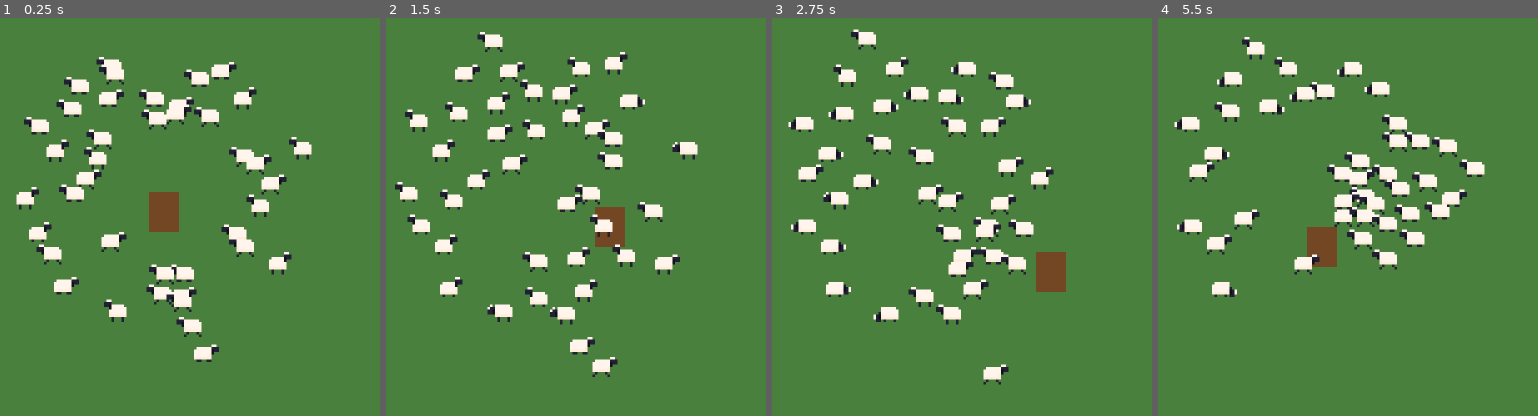
Above: before the commit, frames 1-4 (left to right).
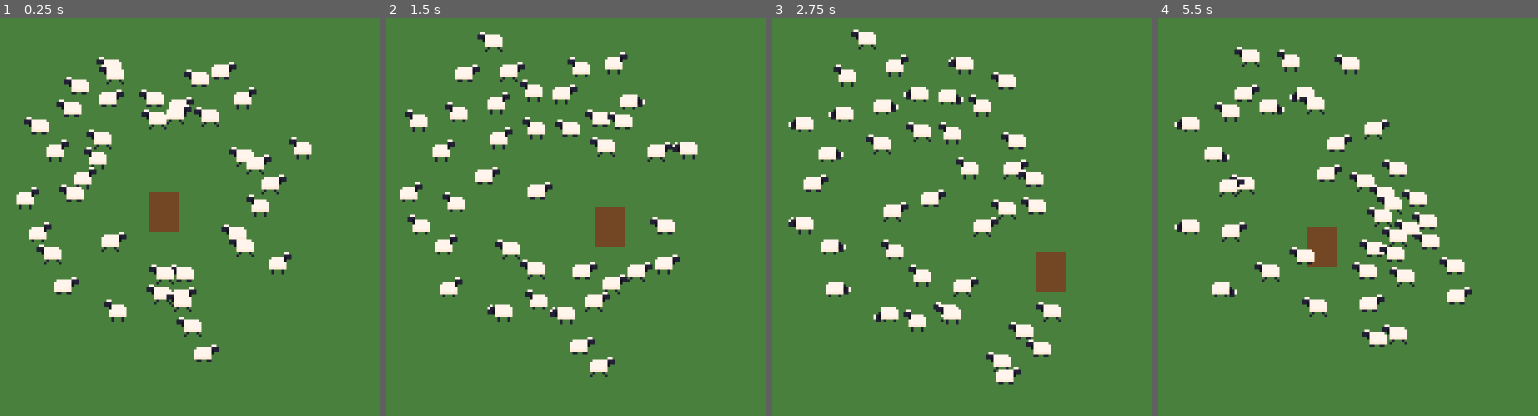
Above: after the commit, the same moments.

Repository: jaimegomesparente/wooly-caravan
Game: Godot game, scene res://scenes/main/main.tscn
Same seed, same stepped clock (60 frames per second), same inputs: the game is played once before the commit and once after it.
Inputs:
- Up to frame 1 (0.25 s): no input
- Up to frame 2 (1.5 s): hold Right (move_right) 0.53-1.28 s; hold Down (move_down) from 1.28 s (still down)
- Up to frame 3 (2.75 s): release Down (move_down) at 2.03 s; hold Right (move_right) from 2.03 s (still down)
- Up to frame 4 (5.5 s): release Right (move_right) at 2.78 s; hold Up (move_up) 2.78-3.53 s; hold Left (move_left) 3.53-5.03 s; hold Down (move_down) from 5.03 s (still down)

The runs differ from the first frame. In frame 1, 0.1% of the frame differs, in the area x 19-27%, y 37-44%; in frame 2, 6.0%; in frame 3, 8.5%; in frame 4, 12%, in the area x 4-87%, y 4-83%.

Commit message:
feat(sheep): flight zone around the shepherd
Sheep closer than 18 px to the shepherd step away, mostly sideways to his
path, with a faster startle turn; walking sheep also curve around him. A
straggler with no sheep ahead in view sets off when far from his trail.

Diff:
--- a/entities/sheep/sheep.gd
+++ b/entities/sheep/sheep.gd
@@ -24,6 +24,7 @@
 var _rest_anchor: Vector2 = Vector2.INF
 var _wander_target: Vector2
 var _wander_timer: float = 0.0
+var _fleeing: bool = false
 var _heading: float = 0.0
 var _speed: float = 0.0
 var _speed_factor: float = 1.0
@@ -65,18 +66,21 @@
 		_think_timer = randf_range(config.think_interval_min, config.think_interval_max)
 		_think()
 
-	var desired: Vector2
-	match _gait:
-		Gait.REST:
-			desired = _rest_step(delta, separation)
-		Gait.WANDER:
-			desired = _wander_step(delta, separation)
-		_:
-			desired = _follow_step(separation)
-
+	var desired := _flee_from(_shepherd.global_position, _shepherd.velocity, config.flight_radius)
+	if desired == Vector2.ZERO:
+		match _gait:
+			Gait.REST:
+				desired = _rest_step(delta, separation)
+			Gait.WANDER:
+				desired = _wander_step(delta, separation)
+			_:
+				desired = _follow_step(separation)
+
+	# A startled sheep turns and speeds up faster.
+	var reflex := config.flight_reflex if _fleeing else 1.0
 	if desired != Vector2.ZERO:
-		_heading = rotate_toward(_heading, desired.angle(), config.turn_rate * delta)
-	_speed = move_toward(_speed, desired.length(), config.acceleration * delta)
+		_heading = rotate_toward(_heading, desired.angle(), config.turn_rate * reflex * delta)
+	_speed = move_toward(_speed, desired.length(), config.acceleration * reflex * delta)
 	velocity = Vector2.from_angle(_heading) * _speed
 	move_and_slide()
 	_update_animation()
@@ -102,8 +106,10 @@
 		var distance := global_position.distance_to(_guide_target())
 		var set_off := false
 		if _guide == _shepherd:
-			# Front sheep set off once the shepherd's trail has really moved since they settled.
-			set_off = _rest_anchor.distance_to(_shepherd.trail_point(config.trail_lag)) > config.shepherd_start_margin
+			# Front sheep set off once the shepherd's trail has really moved since they settled;
+			# a straggler with no sheep ahead in view sets off when it is far from the trail.
+			set_off = _rest_anchor.distance_to(_shepherd.trail_point(config.trail_lag)) > config.shepherd_start_margin \
+					or distance > config.catch_up_distance
 		elif _is_travelling(_guide):
 			# Imitation: the others follow the sheep ahead when it walks away, with some hesitation.
 			set_off = distance > _gap() and randf() < config.imitation_chance
@@ -219,6 +225,31 @@
 	return direction * config.walk_speed * _speed_factor * config.wander_speed_factor
 
 
+## Step away from a threat closer than `radius`, sideways to its path so the flock parts in front
+## of it. Returns the desired velocity, or zero when not fleeing. Reused later for the dog.
+func _flee_from(threat_position: Vector2, threat_velocity: Vector2, radius: float) -> Vector2:
+	var away := global_position - threat_position
+	var distance := away.length()
+	if distance > radius + (config.flight_margin if _fleeing else 0.0):
+		_fleeing = false
+		return Vector2.ZERO
+
+	if not _fleeing and _gait == Gait.REST and _rest != Rest.STAND:
+		# Startled: the head comes up at once, no finished_graze.
+		_set_rest(Rest.STAND)
+		_pending_gait = Gait.REST
+	_fleeing = true
+
+	var direction := Vector2.from_angle(randf() * TAU) if distance == 0.0 else away / distance
+	if threat_velocity.length() > GUIDE_STOPPED_SPEED:
+		var side := threat_velocity.normalized().orthogonal()
+		# Mostly sideways: running ahead of a faster threat only gets the sheep caught up.
+		direction = (direction * 0.5 + side * signf(side.dot(away) + 0.001)).normalized()
+	var walk := config.walk_speed * _speed_factor
+	var speed := config.trot_speed * _speed_factor if threat_velocity.length() > walk else walk
+	return direction * speed
+
+
 ## Walk or trot after the guide. Once the guide has stopped, keep walking toward the front of the
 ## flock around the others and stop on reaching the group, so the column gathers like a flock
 ## arriving on a pasture. Returns the desired velocity.
@@ -285,8 +316,13 @@
 
 
 ## Push away from sheep closer than separation_radius; magnitude fades from 1 to 0 across the radius.
+## The shepherd also pushes, over twice the flight radius, so walking sheep curve around him.
 func _separation() -> Vector2:
 	var push := Vector2.ZERO
+	var from_shepherd := global_position - _shepherd.global_position
+	var shepherd_radius := config.flight_radius * 2.0
+	if from_shepherd.length() < shepherd_radius and from_shepherd != Vector2.ZERO:
+		push += from_shepherd.normalized() * (1.0 - from_shepherd.length() / shepherd_radius)
 	for other: Node2D in get_tree().get_nodes_in_group("sheep"):
 		if other == self:
 			continue
--- a/resources/flock_config.gd
+++ b/resources/flock_config.gd
@@ -27,6 +27,8 @@
 @export var follow_gap: float = 16.0
 ## A resting front sheep sets off once the trail point has moved this far (px) since it settled.
 @export var shepherd_start_margin: float = 20.0
+## A straggler (no sheep ahead in view) sets off when farther than this (px) from the trail point.
+@export var catch_up_distance: float = 80.0
 ## A sheep walking up to a stopped guide halts within gap + this (px); behind a walking guide,
 ## it matches the guide's pace within half of it.
 @export var follow_start_margin: float = 6.0
@@ -43,6 +45,14 @@
 @export_range(0.0, 1.0) var shuffle_threshold: float = 0.25
 ## A sheep walking up to a stopped flock halts once the push from its neighbors exceeds this.
 @export_range(0.0, 2.0) var crowd_stop_threshold: float = 0.35
+
+@export_group("Flight")
+## A sheep closer than this (px) to the shepherd steps away, to the side of his path.
+@export var flight_radius: float = 18.0
+## It keeps stepping away until it is flight_radius + flight_margin (px) away.
+@export var flight_margin: float = 6.0
+## Turn rate and acceleration multiplier while stepping away (a startle).
+@export var flight_reflex: float = 3.0
 
 @export_group("Rest")
 ## Time (s) standing with the head up before grazing or wandering.
Not shown, changed: CLAUDE.md
